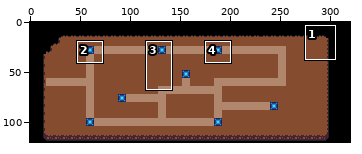
Edited in one commit: sprite sheet (res/backgrounds/gbc/overworld.png). Above, an overview of the earlier version with the close-up marked.
Close-up. As it was:
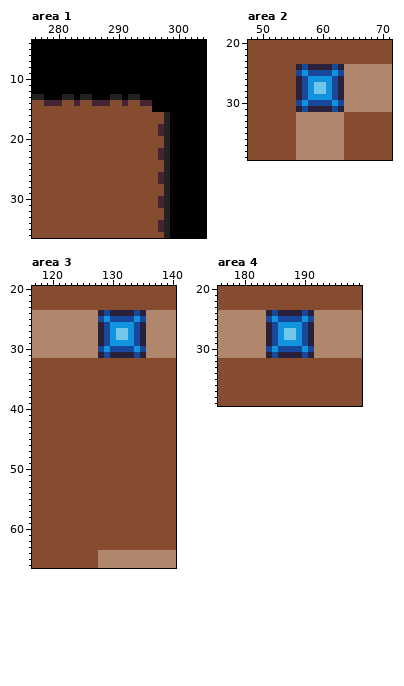
The file is 320x120 pixels. Colours within 5 levels of each other are drawn and written as one. Shown: area 1: x 276..304, y 4..36; area 2: x 48..71, y 20..39; area 3: x 117..140, y 20..66; area 4: x 176..199, y 20..39. The commit also changed other parts of the picture, which this record leaves out.
New version:
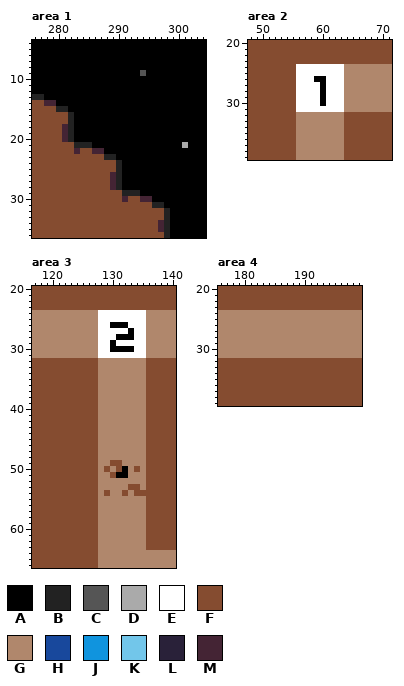
Palette (. is transparent): A #000000  B #222222  C #555555  D #aaaaaa  E #ffffff  F #854c30  G #b0876c  H #18489c  J #1094de  K #72c6ea  L #292139  M #442434
From old to new:
Changed rows in their new state; - is an unchanged pixel.
Area 1:
first column x 294:
 9 C
first column x 280:
13 -AA-AA---AA-AA--------
14 AAAAAAAAAAAAAAAA------
15 BBAAAAAAAAAAAAAA------
16 --BAAAAAAAAAAAAAAAA---
17 --BAAAAAAAAAAAAAAAA---
18 -MBAAAAAAAAAAAAAAAA---
19 -MBAAAAAAAAAAAAAAAA---
20 -MBAAAAAAAAAAAAAAAA---
21 ---BBBAAAAAAAAAAAAA--D
22 ---M--MMAAAAAAAAAAA---
23 --------BBAAAAAAAAA---
24 ----------BAAAAAAAA---
25 ----------BAAAAAAAA---
26 ---------MBAAAAAAAA---
27 ---------MBAAAAAAAA---
28 ---------MBAAAAAAAA---
29 -----------BBBAAAAA---
30 -----------M--MMAAA---
31 ----------------BBA---
Area 2:
first column x 56:
24 EEEEEEEE
25 EEEEEEEE
26 EEEAAEEE
27 EEEEAEEE
28 EEEEAEEE
29 EEEEAEEE
30 EEEEAEEE
31 EEEEEEEE
Area 3:
first column x 128:
24 EEEEEEEE
25 EEEEEEEE
26 EEAAAEEE
27 EEEEEAEE
28 EEEAAAEE
29 EEAEEEEE
30 EEAAAAEE
31 EEEEEEEE
32 GGGGGGGG
33 GGGGGGGG
34 GGGGGGGG
35 GGGGGGGG
36 GGGGGGGG
37 GGGGGGGG
38 GGGGGGGG
39 GGGGGGGG
40 GGGGGGGG
41 GGGGGGGG
42 GGGGGGGG
43 GGGGGGGG
44 GGGGGGGG
45 GGGGGGGG
46 GGGGGGGG
47 GGGGGGGG
48 GGGGGGGG
49 GG--GGGG
50 G-G-AG-G
51 GG-AAGGG
52 GGGGGGGG
53 GGGGG--G
54 G-GG-G--
55 GGGGGGGG
56 GGGGGGGG
57 GGGGGGGG
58 GGGGGGGG
59 GGGGGGGG
60 GGGGGGGG
61 GGGGGGGG
62 GGGGGGGG
63 GGGGGGGG
Area 4:
first column x 184:
24 GGGGGGGG
25 GGGGGGGG
26 GGGGGGGG
27 GGGGGGGG
28 GGGGGGGG
29 GGGGGGGG
30 GGGGGGGG
31 GGGGGGGG
